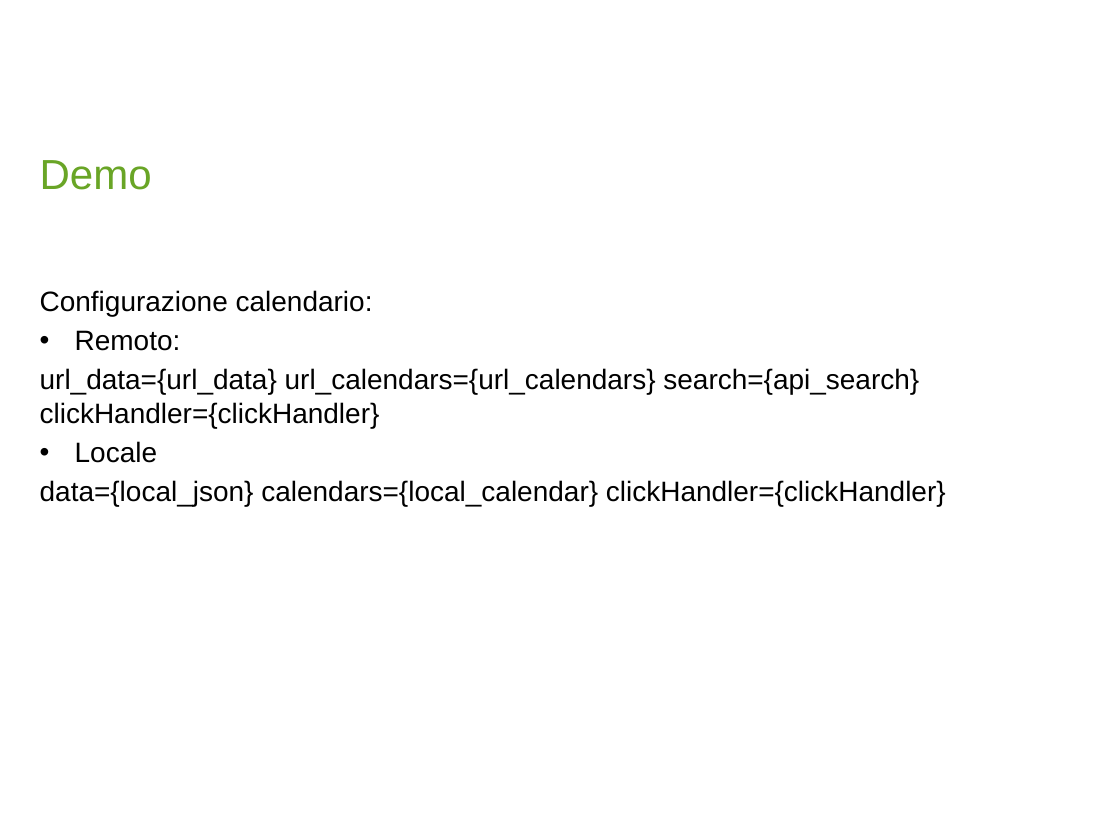
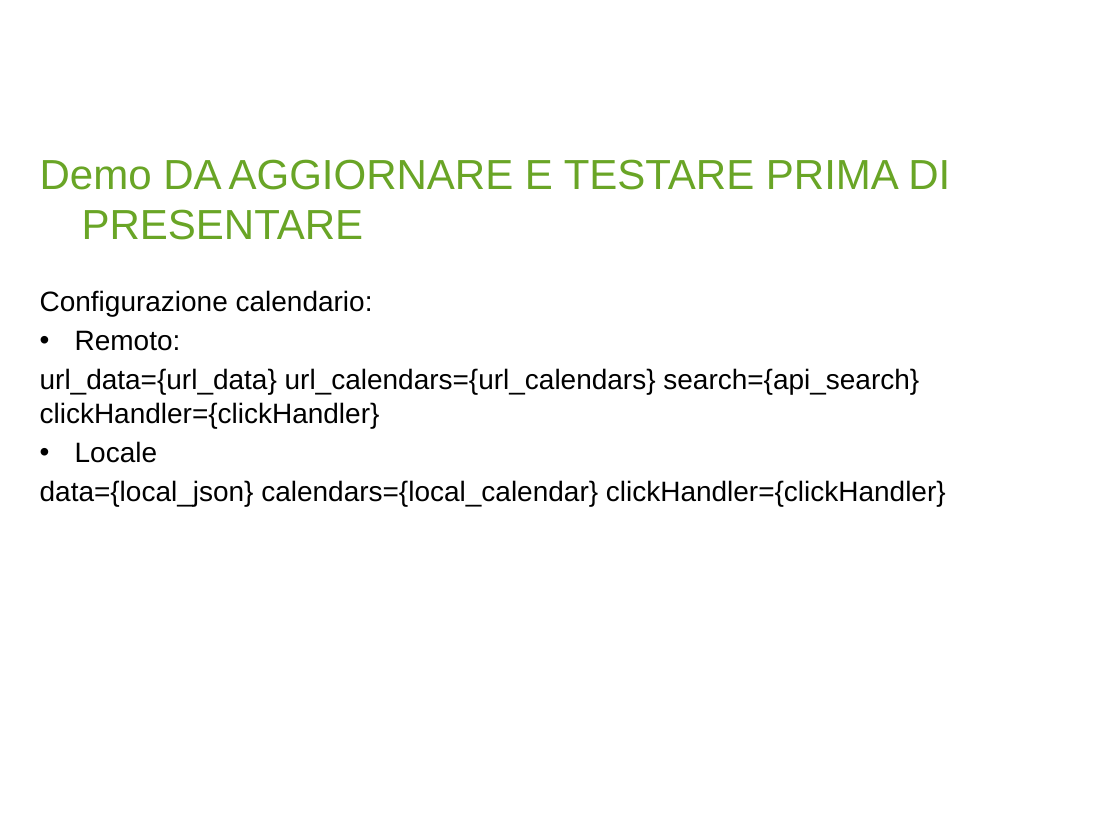
Before and after one commit to AndreaBForce/ReactCalendarComponent, a slide deck: slide 8 of Gr01_React_MorandaRiccardi.pptx. Drawn at 1120x840 pixels with LibreOffice and Linux fonts; fonts in the diff are those of the drawing; background and template pictures are left out. Boxes give left, top, right and bottom in pixels: in the first picture for what was removed or moved away, otherwise in the second. Text is boxed around its words. In the diff, an @@ line names an element or a change of style, - is before the commit and + after.

```diff
--- a/Gr01_React_MorandaRiccardi.pptx
+++ b/Gr01_React_MorandaRiccardi.pptx
@@ text at <box>40,159,950,240</box>: text changed @@
-Demo
+Demo DA AGGIORNARE E TESTARE PRIMA DI PRESENTARE
```
Also in this commit, not shown: 3 other slides changed.
